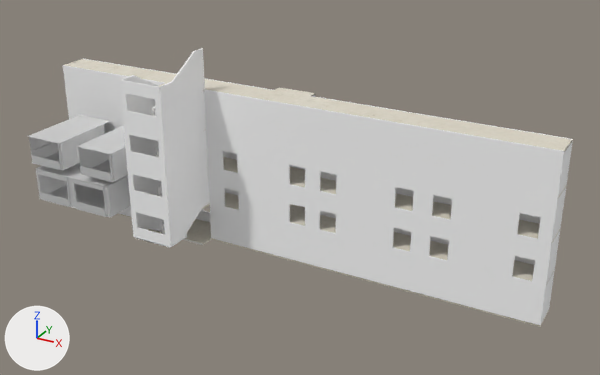
Renders of the FBX model Assets/JP_School corridor/Mesh/CORRIDOR_NEW.fbx from each side of a commit.
Camera for both pictures: a camera (50 mm lens) standing at (39.4, -65.4, 31.3) and looking at (3.2, 0.4, -1.6). The axes (+X, +Y, +Z) are drawn at lower left. The lights are the same throughout. Where no turn or scale is listed for an object, it has been applied to the vertices.

The scene before the commit, as lines of its bpy script (objects in view):
```python
me_ceiling_002 = bpy.data.meshes.new('ceiling.002')
me_ceiling_002.from_pydata([(5.0, 4.0, 3.5), (-5.0, 4.0, 3.5), (-5.0, -4.0, 3.5), (5.0, -4.0, 3.5)], [], [(0, 3, 2, 1)])
me_ceiling_002.materials.append(mat_infirmary_ceiling01)  # white #e7e7e7
me_scene_015 = bpy.data.meshes.new('Scene.015')
me_scene_015.from_pydata(...)  # 349 vertices, 564 faces; spans x -25.1..30.1, y -8.9..2.6, z 0.0..8.5
me_scene_015.materials.append(mat_wall01_001)  # its picture is missing
me_scene_016 = bpy.data.meshes.new('Scene.016')
me_scene_016.from_pydata(...)  # 335 vertices, 557 faces; spans x -25.1..30.1, y -8.9..2.6, z 0.0..8.5
me_scene_016.materials.append(mat_wall01_001)  # its picture is missing
ob_ceiling_002 = bpy.data.objects.new('ceiling.002', me_ceiling_002)
ob_ceiling_002.location = (-20.41, -2.62, -6.25)
ob_wall = bpy.data.objects.new('wall', me_scene_016)
ob_wall.location = (-2.47, 3.14, -2.02)
ob_wall_3 = bpy.data.objects.new('wall_3', me_scene_015)
ob_wall_3.location = (-2.47, 3.14, -6.25)
# also in view: 'floor_3' at (0.0, 2.8, -6.3); 'wall_1' at (0.0, 0.0, -6.3); 'floor.003' at (-20.4, -2.6, -6.3); 'ceiling.001' at (-16.7, -2.7, 1.0); 'floor_2' at (0.0, 2.8, -10.6)
```
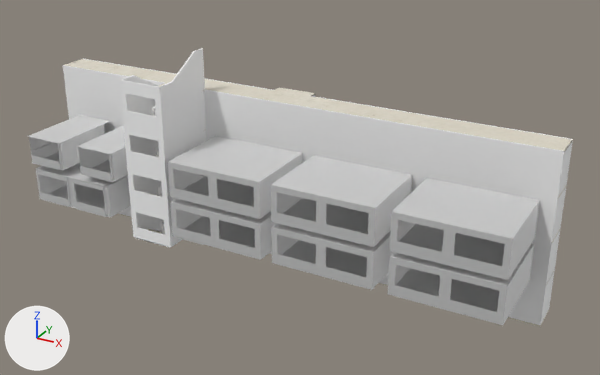
What differs and where, as boxes [x1, y1, x2, y2] in the pictures (600 x 375 px; the box of a moved part takes in the faces that stretch with it):
'shadow.002', added: after [390, 178, 539, 280]
'shadow.001', added: after [271, 155, 412, 247]
'shadow', added: after [168, 136, 303, 219]
'shadow.003', added: after [388, 244, 534, 325]
'shadow.004', added: after [271, 223, 393, 290]
'shadow.005', added: after [170, 199, 276, 260]
part 1 of me_scene_016, moved or reshaped: before [336, 178, 558, 242]; after [411, 185, 558, 242]
part 2 of me_scene_016, moved or reshaped: [206, 129, 555, 198] in both
part 3 of me_scene_015, moved or reshaped: before [335, 218, 552, 285]; after [529, 241, 552, 285]
part 4 of me_scene_015, moved or reshaped: before [208, 167, 547, 242]; after [534, 239, 547, 242]
'wall_1', unchanged, covered by the edit: before [119, 168, 555, 325]; after [119, 200, 555, 325]
'floor_3', unchanged, covered by the edit: before [201, 193, 554, 285]
'floor', unchanged, covered by the edit: before [206, 157, 560, 243]; after [552, 229, 560, 243]
'floor_2', unchanged, covered by the edit: [117, 213, 549, 327] in both

The change in detail:
Material 'Default.002' (mat_default_002) is new.
Its base color is (0.8, 0.8, 0.8) (white #e7e7e7).
Its metallic is 1.0.
Its roughness is 0.776.
Material 'Default' (mat_default) is new.
Its base color is (0.8, 0.8, 0.8) (white #e7e7e7).
Its metallic is 1.0.
Its roughness is 0.776.
Material 'Default.001' (mat_default_001) is new.
Its base color is (0.8, 0.8, 0.8) (white #e7e7e7).
Its metallic is 1.0.
Its roughness is 0.776.
Material 'Default.005' (mat_default_005) is new.
Its base color is (0.8, 0.8, 0.8) (white #e7e7e7).
Its metallic is 1.0.
Its roughness is 0.776.
Material 'Default.003' (mat_default_003) is new.
Its base color is (0.8, 0.8, 0.8) (white #e7e7e7).
Its metallic is 1.0.
Its roughness is 0.776.
Material 'Default.004' (mat_default_004) is new.
Its base color is (0.8, 0.8, 0.8) (white #e7e7e7).
Its metallic is 1.0.
Its roughness is 0.776.
me_scene_016 has 335 vertices, 557 faces and spans x -25.1..30.1, y -8.9..2.6, z 0.0..8.5.
me_scene_016 is used by ob_wall; location (-2.47, 3.14, -2.02).
me_scene_016 part 1: all 5 vertices in x 28.9, y -1.8..-1.6, z 0.0..2.1 are moved by (-0.8, 0.0, 0.0).
me_scene_016 part 2: all 14 vertices in x 3.9..5.8, y -1.8..-1.6, z 0.0..2.1 are scaled about their middle by (1.09, 1, 1), then moved by (-0.9, 0.0, 0.0).
me_scene_015 has 349 vertices, 564 faces and spans x -25.1..30.1, y -8.9..2.6, z 0.0..8.5.
me_scene_015 is used by ob_wall_3; location (-2.47, 3.14, -6.25).
me_scene_015 part 3: all 5 vertices in x 28.8, y -1.8..-1.6, z 0.0..2.1 are moved by (-0.9, 0.0, 0.0).
me_scene_015 part 4: all 14 vertices in x 3.9..5.7, y -1.8..-1.6, z 0.0..2.1 are scaled about their middle by (1.11, 1, 1), then moved by (-0.9, 0.0, 0.0).
Mesh me_shadow_002 is new.
It has 32 vertices, 22 faces and spans x -5.1..5.1, y -4.1..4.1, z -0.1..3.6.
It uses material mat_default_002 (white #e7e7e7).
Mesh me_shadow is new.
It has 32 vertices, 22 faces and spans x -5.1..5.1, y -4.1..4.1, z -0.1..3.6.
It uses material mat_default (white #e7e7e7).
Mesh me_shadow_001 is new.
It has 32 vertices, 22 faces and spans x -5.1..5.1, y -4.1..4.1, z -0.1..3.6.
It uses material mat_default_001 (white #e7e7e7).
Mesh me_shadow_005 is new.
It has 32 vertices, 22 faces and spans x -5.1..5.1, y -4.1..4.1, z -0.1..3.6.
It uses material mat_default_005 (white #e7e7e7).
Mesh me_shadow_003 is new.
It has 32 vertices, 22 faces and spans x -5.1..5.1, y -4.1..4.1, z -0.1..3.6.
It uses material mat_default_003 (white #e7e7e7).
Mesh me_shadow_004 is new.
It has 32 vertices, 22 faces and spans x -5.1..5.1, y -4.1..4.1, z -0.1..3.6.
It uses material mat_default_004 (white #e7e7e7).
Object 'shadow.002' (ob_shadow_002) is new; it shows me_shadow_002.
Its location is (21.02, -2.81, -1.9).
Object 'shadow' (ob_shadow) is new; it shows me_shadow.
Its location is (-2.06, -2.81, -1.9).
Object 'shadow.001' (ob_shadow_001) is new; it shows me_shadow_001.
Its location is (9.36, -2.81, -1.9).
Object 'shadow.005' (ob_shadow_005) is new; it shows me_shadow_005.
Its location is (-2.06, -2.81, -6.14).
Object 'shadow.003' (ob_shadow_003) is new; it shows me_shadow_003.
Its location is (21.02, -2.81, -6.14).
Object 'shadow.004' (ob_shadow_004) is new; it shows me_shadow_004.
Its location is (9.36, -2.81, -6.14).
